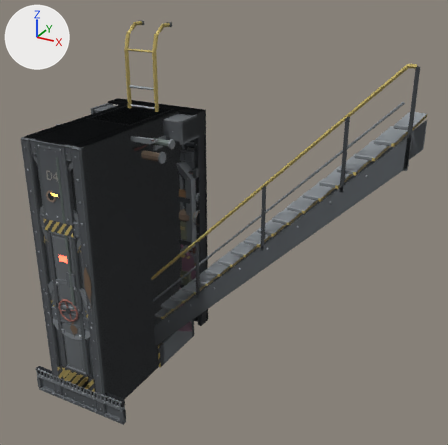
The glTF model public/assets/models/roomkit.glb, before and after one commit.
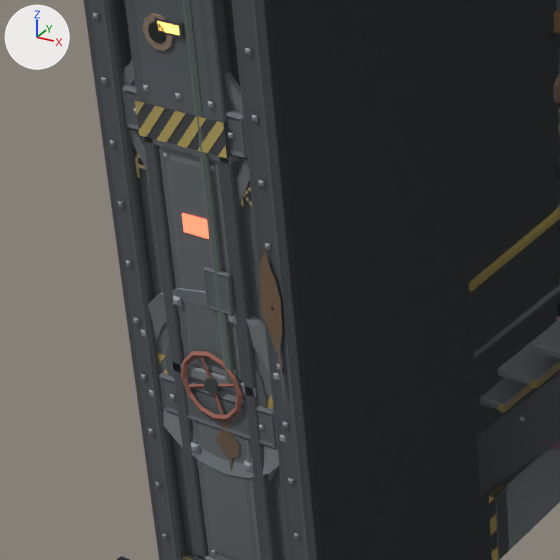
The first picture shows the older version from a 50 mm camera at (6.7, -7.68, 7.17) aimed at (2.11, 0.68, 2.99). The close-ups show the older and then the newer version on the part from 0% to 40% of the width and 42% to 82% of the height of that picture. Only the edits that show in the close-ups are written down. The axes (+X, +Y, +Z) are drawn at upper left. The lights are the same throughout.

Names of what the first close-up shows: 'bulkhead_door', 'bulkhead_solid', 'hull_airlock', 'hull_end', 'shaft_rim', 'stairs' and 4 more.
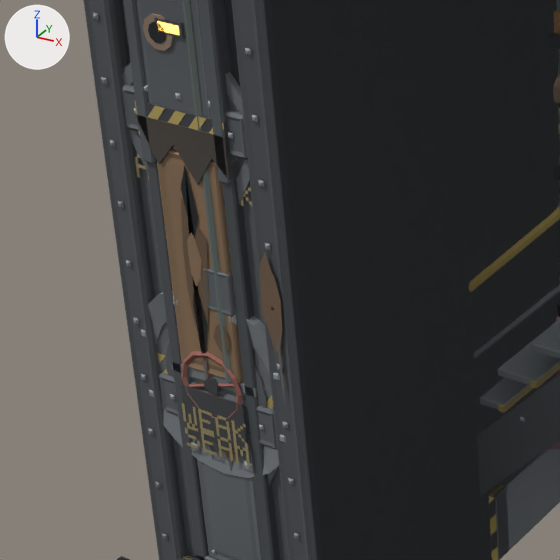
The change, as a list of edits to the scene's bpy script:
```text
Add me_mesh_4_1:
    me_mesh_4_1.from_pydata(...)  # 692 vertices, 837 faces; spans x -0.3..0.3, y -1.0..2.0, z 0.0..4.5
    me_mesh_4_1.materials.append(mat_m_base)
Add me_mesh_1_1:
    me_mesh_1_1.from_pydata(...)  # 266 vertices, 444 faces; spans x -0.6..0.6, y -1.0..2.0, z 0.0..4.5
    # faces by material slot: [420, 12, 12]
    me_mesh_1_1.materials.append(mat_m_base)
    me_mesh_1_1.materials.append(mat_m_glowamber)
    me_mesh_1_1.materials.append(mat_m_glowred)
Add ob_bulkhead_weak:
    ob_bulkhead_weak = bpy.data.objects.new('bulkhead_weak', me_mesh_4_1)
    ob_bulkhead_weak.location = (0.0, 0.0, 0.0)
Add ob_bulkhead_breach:
    ob_bulkhead_breach = bpy.data.objects.new('bulkhead_breach', me_mesh_1_1)
    ob_bulkhead_breach.location = (0.0, 0.0, 0.0)
```

Where the change shows, as pixel boxes (x1, y1, x2, y2) in the close-ups (560 x 560 px):
'bulkhead_weak', added (brown): after (157, 0, 280, 560)
'bulkhead_breach', added: after (123, 0, 239, 185)
